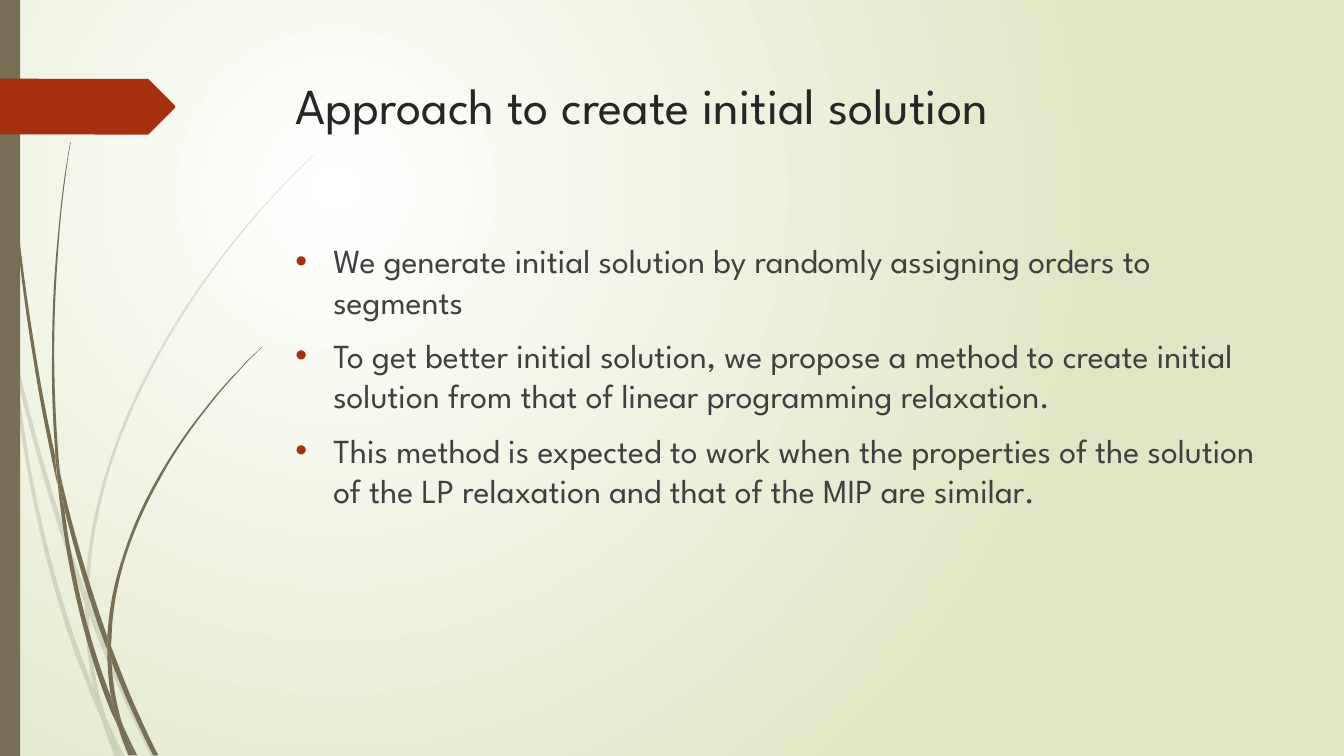
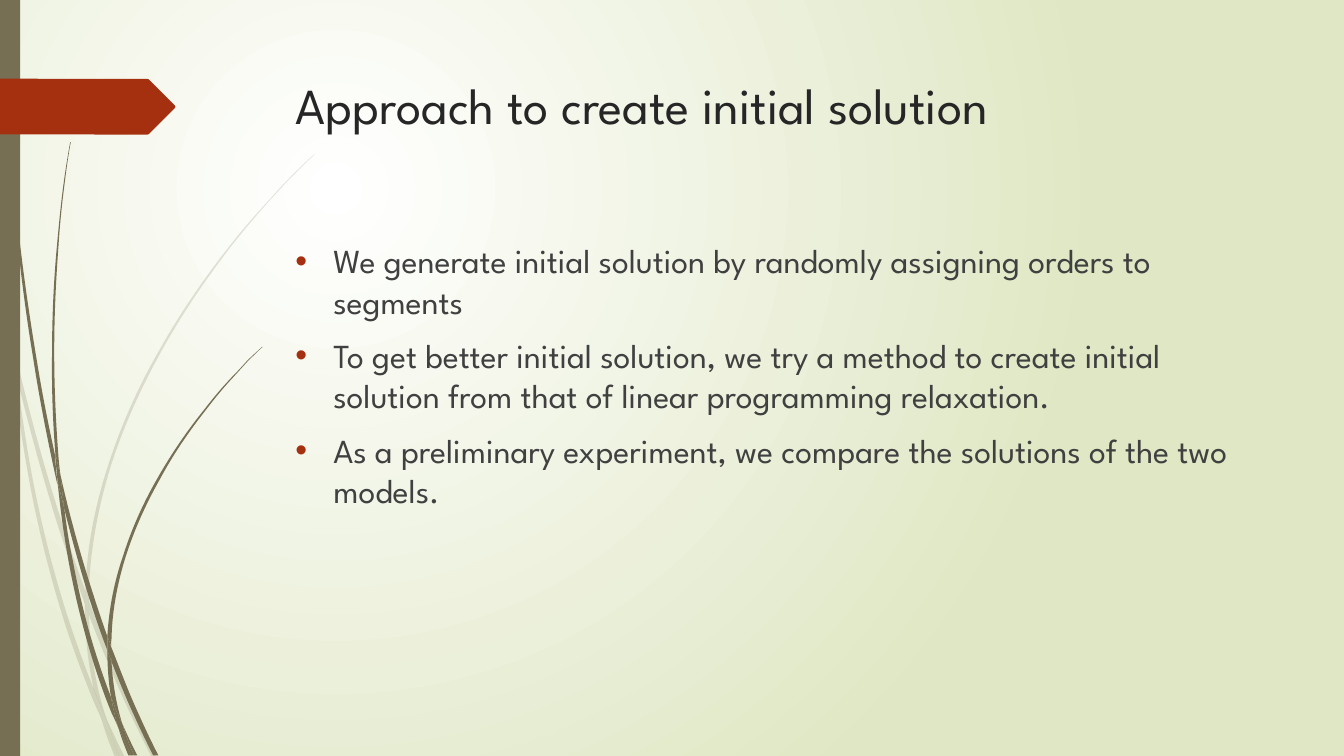
Before and after one commit to r-kurosu/kline_new, a slide deck: slide 48 of 竹田_修論発表.pptx. Drawn at 1344x756 pixels with LibreOffice and Linux fonts; fonts in the diff are those of the drawing. Boxes give left, top, right and bottom in pixels: in the first picture for what was removed or moved away, otherwise in the second. Text is boxed around its words. In the diff, an @@ line names an element or a change of style, - is before the commit and + after.

```diff
--- a/竹田_修論発表.pptx
+++ b/竹田_修論発表.pptx
@@ text at <box>333,345,1227,504</box>: text changed @@
-• To get better initial solution, we propose a method to create initial solution from that of linear programming relaxation.
-• This method is expected to work when the properties of the solution of the LP relaxation and that of the MIP are similar.
+• To get better initial solution, we try a method to create initial solution from that of linear programming relaxation.
+• As a preliminary experiment, we compare the solutions of the two models.
```
Also in this commit, not shown: 6 other slides changed, 5 slides removed.
